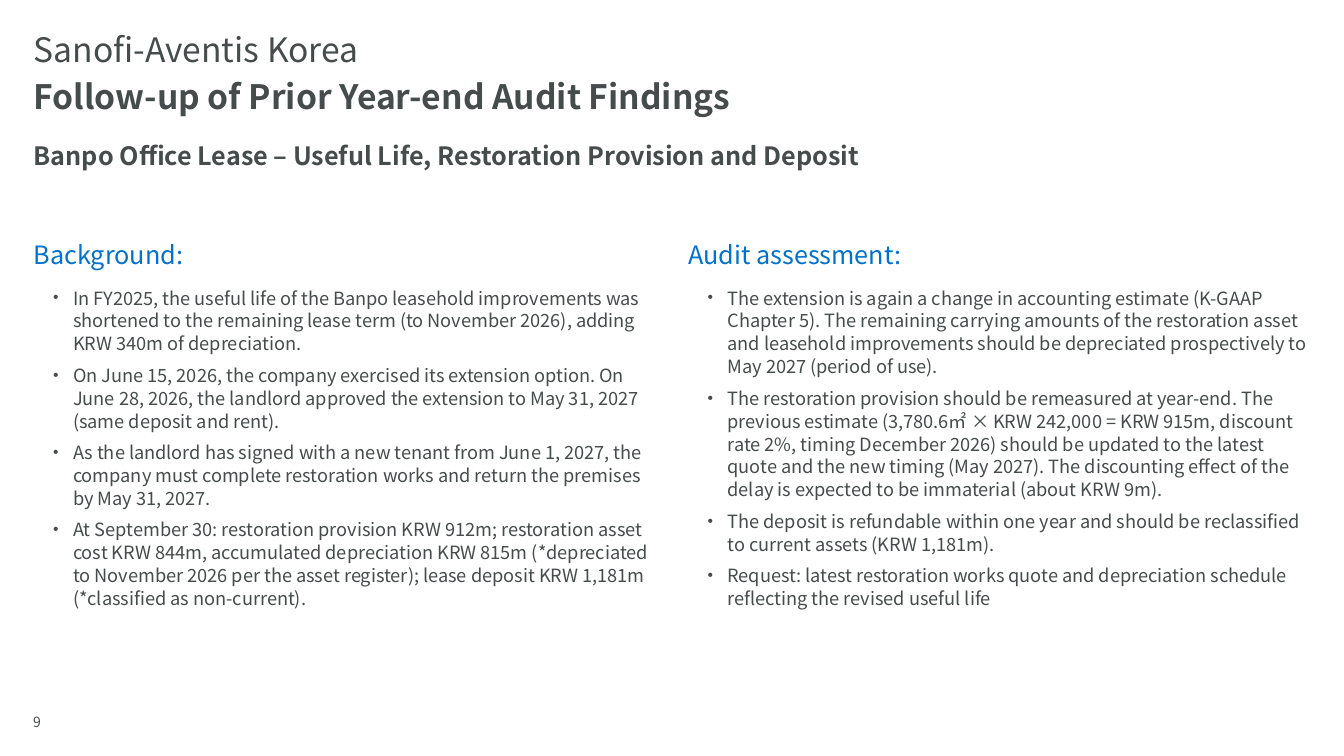
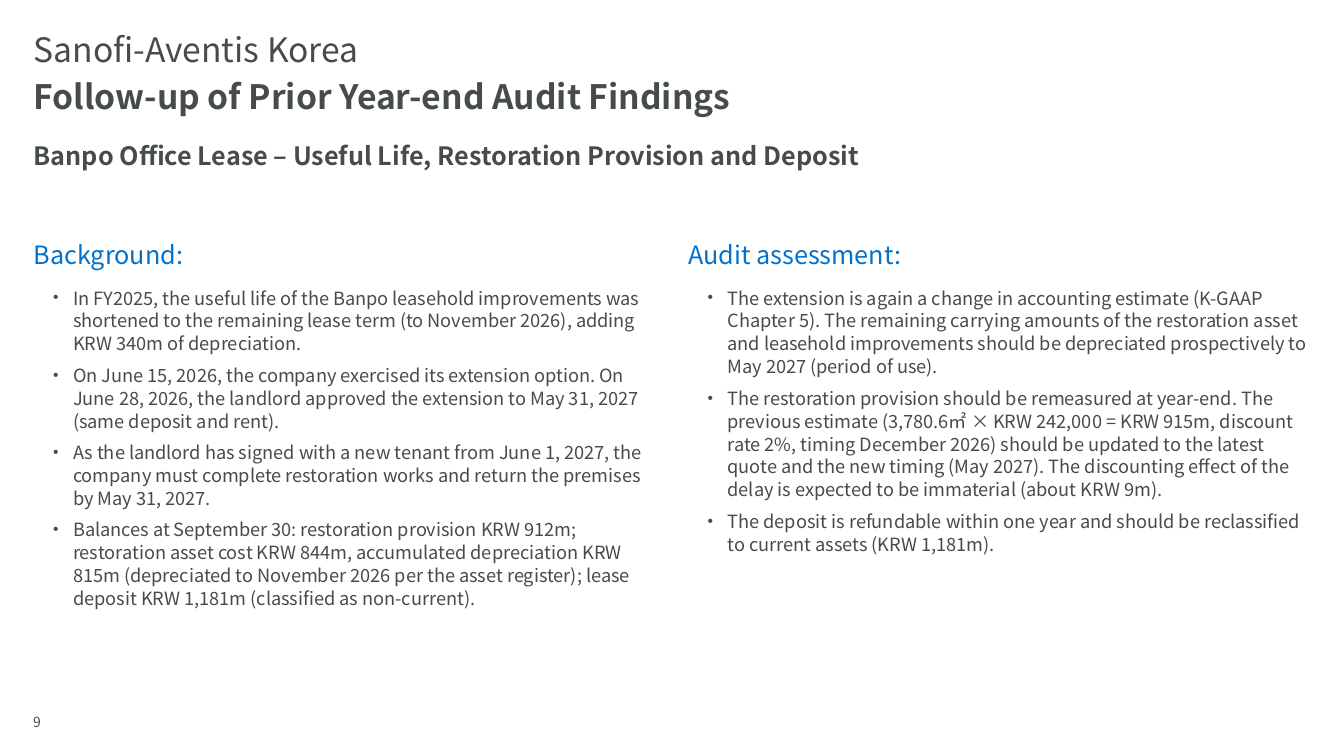
Before and after one commit to hansesle-maker/code, a slide deck: slide 9 of deliverables/SAK_FY2026_Interim_Closing_EN.pptx. Drawn at 1344x756 pixels with LibreOffice and Linux fonts; fonts in the diff are those of the drawing; background and template pictures are left out. Boxes give left, top, right and bottom in pixels: in the first picture for what was removed or moved away, otherwise in the second. Text is boxed around its words. In the diff, an @@ line names an element or a change of style, - is before the commit and + after.

```diff
--- a/deliverables/SAK_FY2026_Interim_Closing_EN.pptx
+++ b/deliverables/SAK_FY2026_Interim_Closing_EN.pptx
@@ text at (x1=73, y1=521, x2=630, y2=609): text changed @@
-  • At September 30: restoration provision KRW 912m; restoration asset cost KRW 844m, accumulated depreciation KRW 815m (*depreciated to November 2026 per the asset register); lease deposit KRW 1,181m (*classified as non-current).
+  • Balances at September 30: restoration provision KRW 912m; restoration asset cost KRW 844m, accumulated depreciation KRW 815m (depreciated to November 2026 per the asset register); lease deposit KRW 1,181m (classified as non-current).
@@ text at (x1=728, y1=567, x2=1287, y2=610): paragraph removed @@
-  • Request: latest restoration works quote and depreciation schedule reflecting the revised useful life
```
Also in this commit, not shown: 4 other slides changed, 1 other file.
